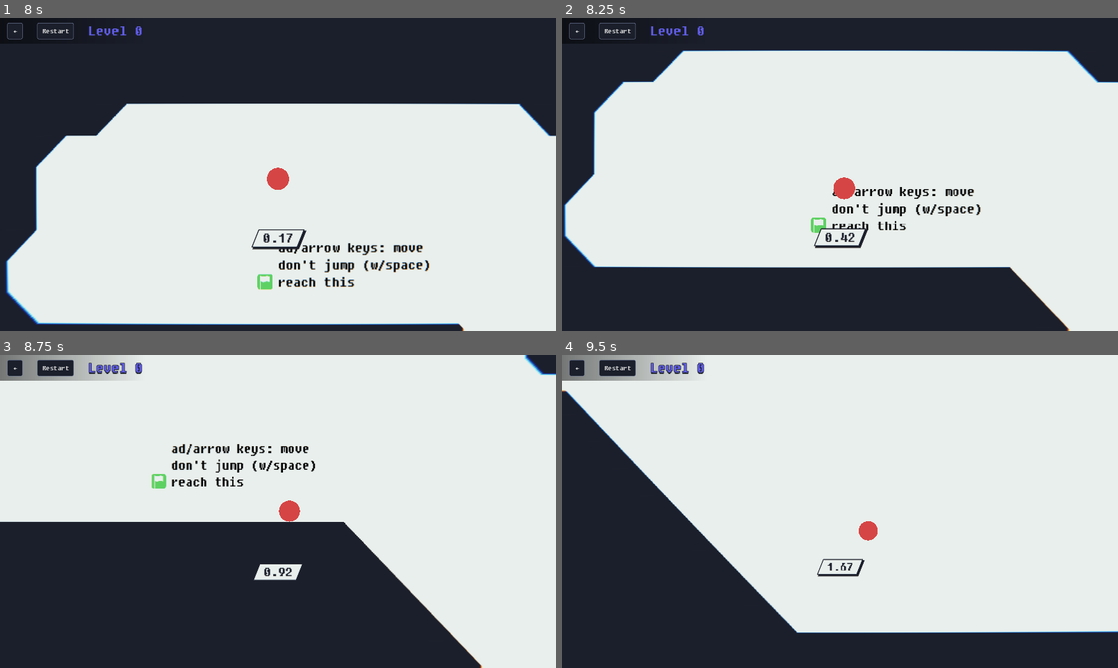
Above: before the commit, frames 1-4 (two rows, left to right).
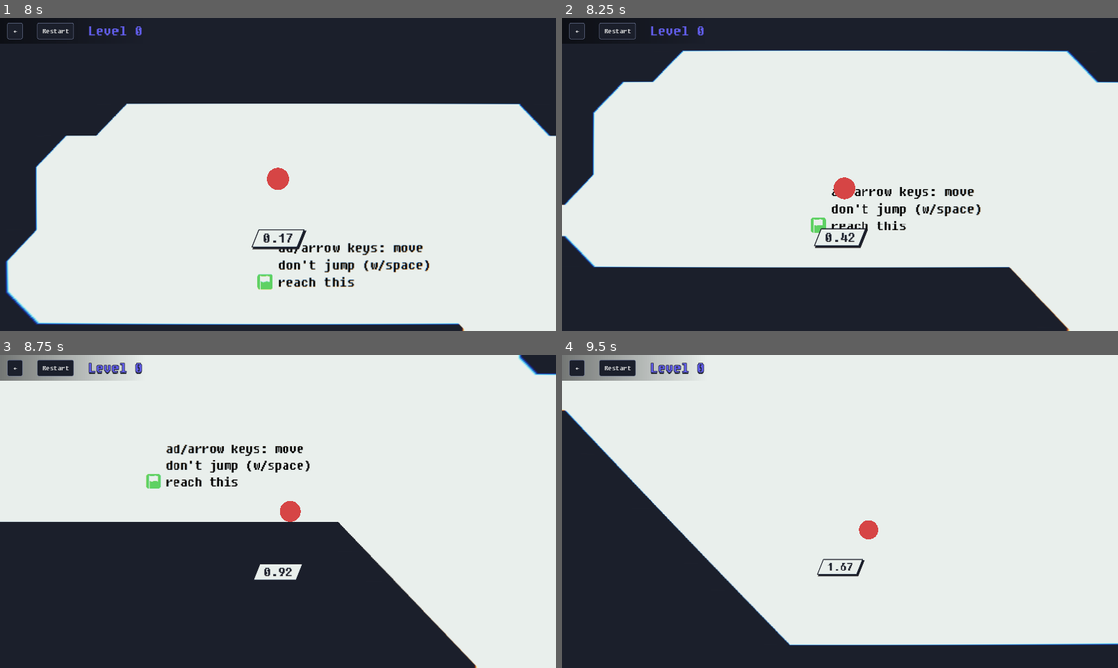
Above: after the commit, the same moments.

Repository: kagamiAL/CALHACKS_2024
Game: Godot game, scene res://scenes/UI/GameOver.tscn
Two runs of this game, one before a commit and one after it. Both use one fixed random seed, a clock stepped at 60 frames per second and the inputs below. This scene is started directly instead of the project's main scene.
Inputs (mouse positions are in pixels of both pictures, inside the frame that each line leads up to):
- Up to frame 1 (8 s): click "Restart" at 0.5 s; click "Restart" at 1.25 s; click "Restart" at 2 s; click "Restart" at 2.75 s; click "←" at 3.5 s; click "Play" at 4.25 s; click "Play" at 5 s; click "Leaderboard" at 5.75 s; click "Add circuit" at 6.5 s; click "MIN SPACE Built-in" at 7.25 s
- Up to frame 2 (8.25 s): tap Enter (ui_accept) at 8 s; move the mouse to (962, 158) at 8.02 s; hold Right (ui_right) from 8.03 s (still down); click (962, 158) at 8.17 s
- Up to frame 3 (8.75 s): keep holding Right (ui_right); tap Enter (ui_accept) at 8.27 s
- Up to frame 4 (9.5 s): keep holding Right (ui_right); move the mouse to (728, 527) at 8.77 s; tap Enter (ui_accept) at 9.02 s

Frame 1 is identical in both runs. In frame 2, 0.8% of the frame differs, in the area x 0-97%, y 10-100%; in frame 3, 2.1%; in frame 4, 5.5%, in the area x 0-100%, y 11-93%.

Commit message:
Use delta in player acceleration

Diff:
--- a/scenes/Player/Player.gd
+++ b/scenes/Player/Player.gd
@@ -63,7 +63,7 @@
 	# As good practice, you should replace UI actions with custom gameplay actions.
 	var direction = Input.get_axis("ui_left", "ui_right")
 	if direction:
-		linear_velocity.x += direction * SPEED# * (1 if is_on_floor() else 0.5)
+		linear_velocity.x += direction * SPEED * delta
 	else:
 		linear_velocity.x = move_toward(linear_velocity.x, 0, SLOWDOWN)
 
--- a/scenes/Player/Player.tscn
+++ b/scenes/Player/Player.tscn
@@ -175,7 +175,7 @@
 max_contacts_reported = 3
 contact_monitor = true
 script = ExtResource("1_3ef65")
-SPEED = 25
+SPEED = 1562
 trampoline_bounce_amt = 1000
 jump_slow_factor = 0.574
 
